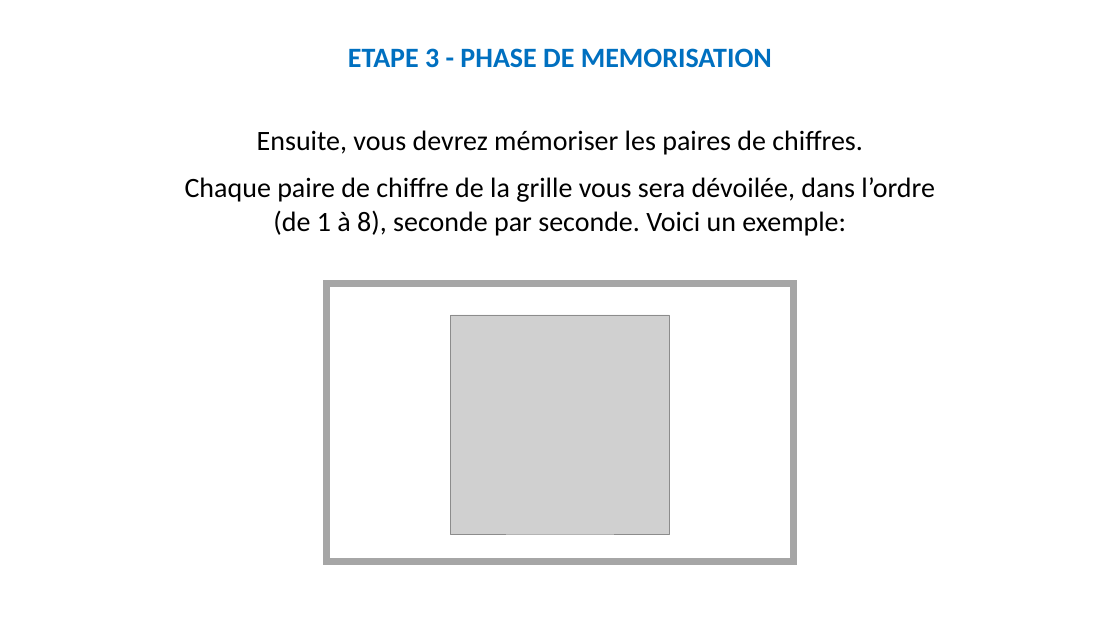
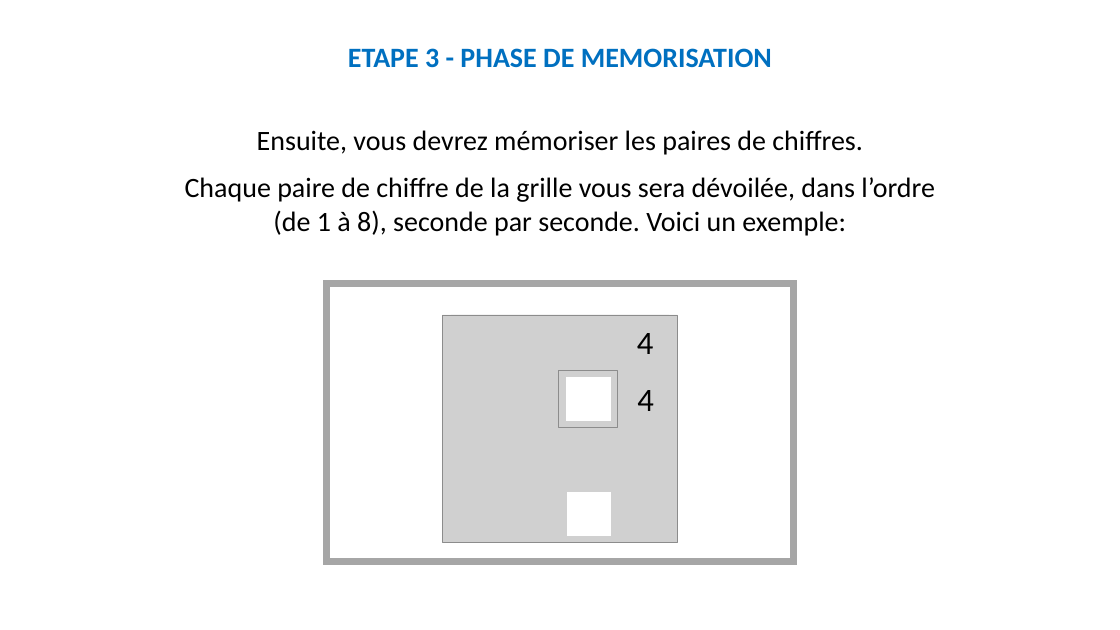
Before and after one commit to MBB-team/Online_Testing, a slide deck: slide 18 of src/SE_ELAN/Stimuli/Instructions_Rewarded.pptx. Drawn at 1120x630 pixels with LibreOffice and Linux fonts; fonts in the diff are those of the drawing; grey boxes stand for pictures. Boxes give left, top, right and bottom in pixels: in the first picture for what was removed or moved away, otherwise in the second. Text is boxed around its words. In the diff, an @@ line names an element or a change of style, - is before the commit and + after.

```diff
--- a/src/SE_ELAN/Stimuli/Instructions_Rewarded.pptx
+++ b/src/SE_ELAN/Stimuli/Instructions_Rewarded.pptx
@@ text added at (x1=637, y1=333, x2=654, y2=354), 28 pt, text #000000 @@
+4
@@ text added at (x1=637, y1=390, x2=654, y2=411), 28 pt, text #000000 @@
+4
@@ group added at (x1=443, y1=315, x2=677, y2=543): 2 pictures, 2 rectangles @@
```
Also in this commit, not shown: 14 other slides changed, 2 other files.
